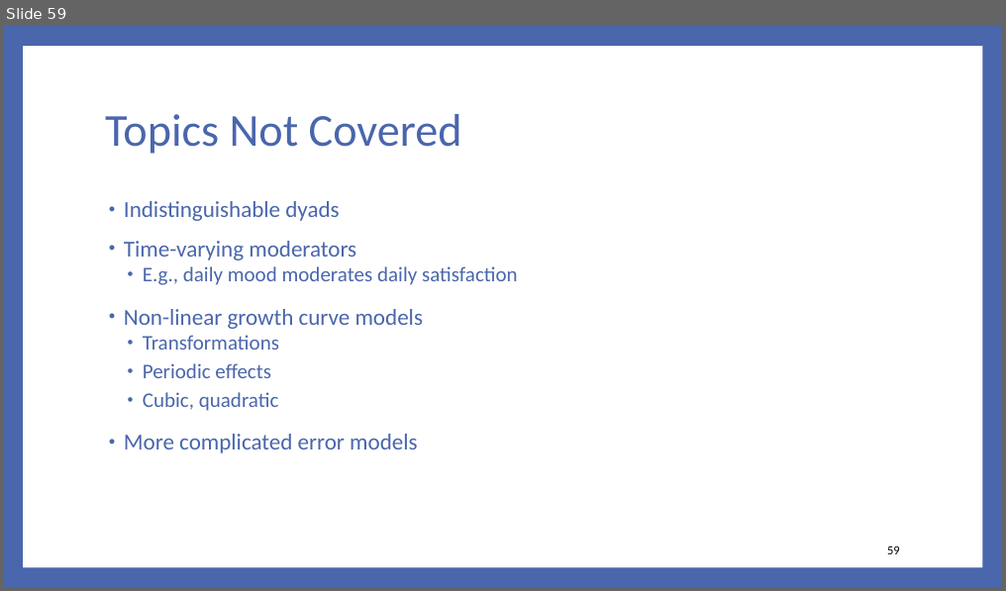
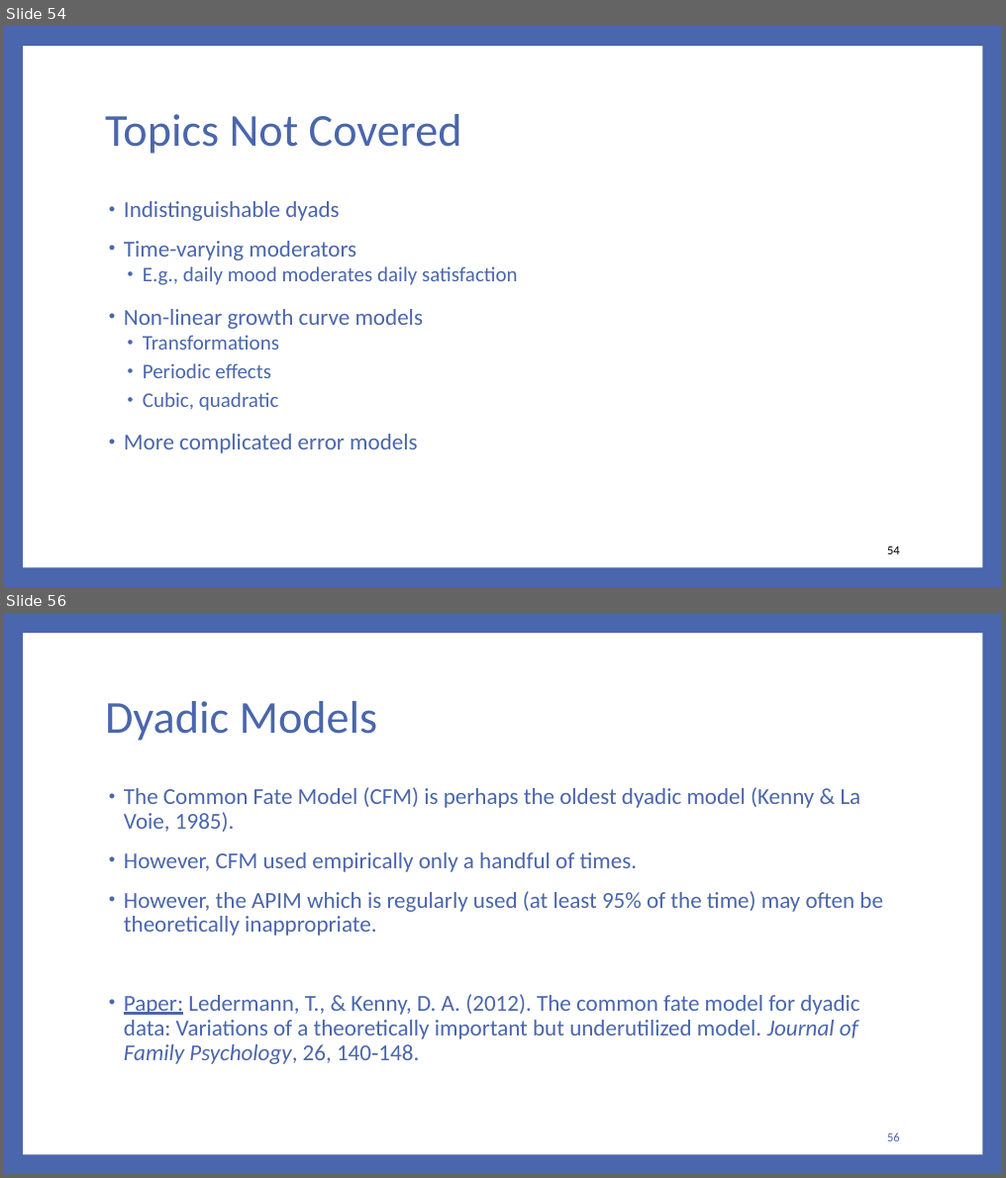
Before and after one commit to RandiLGarcia/2day-dyad-workshop, a slide deck: Day 2/Lecture Slides/Day 2 Slides.pptx. Shown one above the other, each under a label of ours: slide 59 before the commit, slides 54 and 56 after it; the slides between them are not shown. The pictures are 1006x591 and 1006x1178 pixels, drawn with LibreOffice and Linux fonts; fonts in the diff are those of the drawing. Boxes give left, top, right and bottom in pixels: in the first picture for what was removed or moved away, otherwise in the second. Text is boxed around its words. In the diff, an @@ line names an element or a change of style, - is before the commit and + after.

```diff
--- a/Day 2/Lecture Slides/Day 2 Slides.pptx
+++ b/Day 2/Lecture Slides/Day 2 Slides.pptx
@@ slide 56 added at box(4, 613, 1002, 1174), background #4A66AC; not listed: 1 template element that a slide beside it also shows @@
@@ title added at box(105, 701, 378, 741), 44 pt, text #4A66AC @@
+Dyadic Models
@@ text added at box(124, 787, 883, 1064), 22 pt, text #4A66AC @@
+• The Common Fate Model (CFM) is perhaps the oldest dyadic model (Kenny & La Voie, 1985).
+• However, CFM used empirically only a handful of times.
+• However, the APIM which is regularly used (at least 95% of the time) may often be theoretically inappropriate.
+• Paper: Ledermann, T., & Kenny, D. A. (2012). The common fate model for dyadic data: Variations of a theoretically important but underutilized model. Journal of Family Psychology, 26, 140‑148.
@@ page number added at box(887, 1133, 900, 1142), 12 pt, text #4A66AC @@
+56
@@ what was slide 59 is now slide 54 @@
@@ page number at box(887, 547, 900, 555): text changed @@
-59
+54
```
Also in this commit, not shown: 6 slides changed, 14 other slides added, 4 slides removed, 47 other files.
